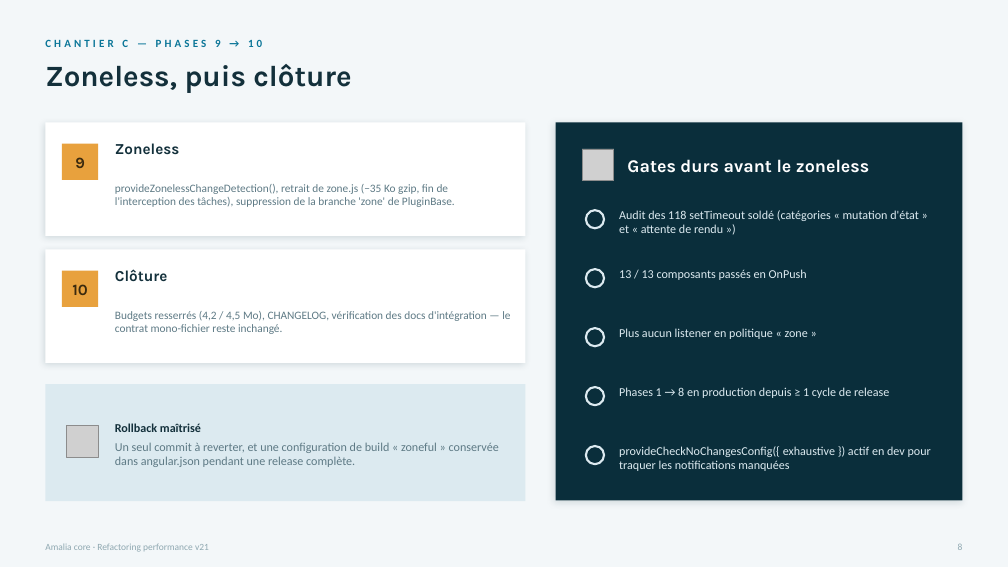
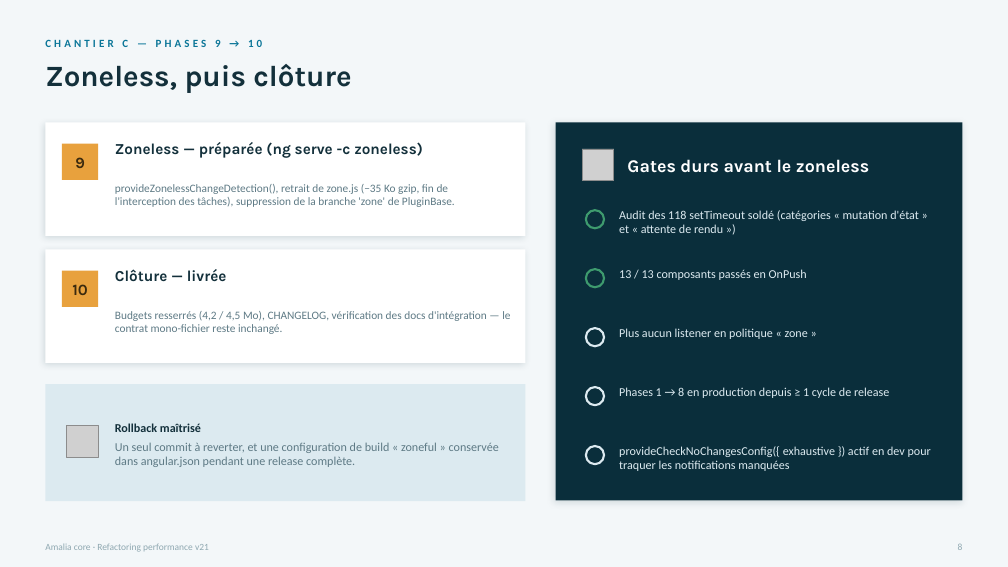
Before and after one commit to ina-foss/amalia.js_v2, a slide deck: slide 8 of docs/refactoring/ROADMAP-PERF-2026.pptx. Drawn at 1008x567 pixels with LibreOffice and Linux fonts; fonts in the diff are those of the drawing; grey boxes stand for pictures. Boxes give left, top, right and bottom in pixels: in the first picture for what was removed or moved away, otherwise in the second. Text is boxed around its words. In the diff, an @@ line names an element or a change of style, - is before the commit and + after.

```diff
--- a/docs/refactoring/ROADMAP-PERF-2026.pptx
+++ b/docs/refactoring/ROADMAP-PERF-2026.pptx
@@ text at [115,142,423,158]: text changed @@
-Zoneless
+Zoneless — préparée (ng serve -c zoneless)
@@ ellipse at [586,210,604,228]: outline #DCEAF0 2 pt to #3E9B6E 2 pt @@
@@ text at [115,269,227,281]: text changed @@
-Clôture
+Clôture — livrée
@@ ellipse at [586,269,604,287]: outline #DCEAF0 2 pt to #3E9B6E 2 pt @@
```
Also in this commit, not shown: 5 other slides changed, 1 other file.
